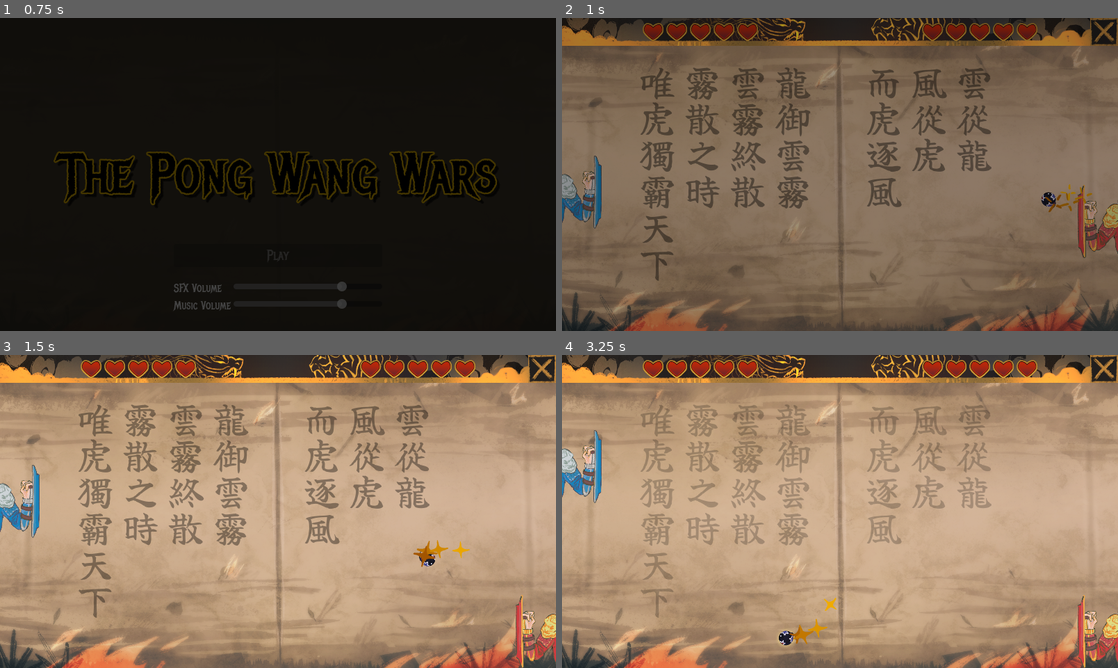
Above: before the commit, frames 1-4 (two rows, left to right).
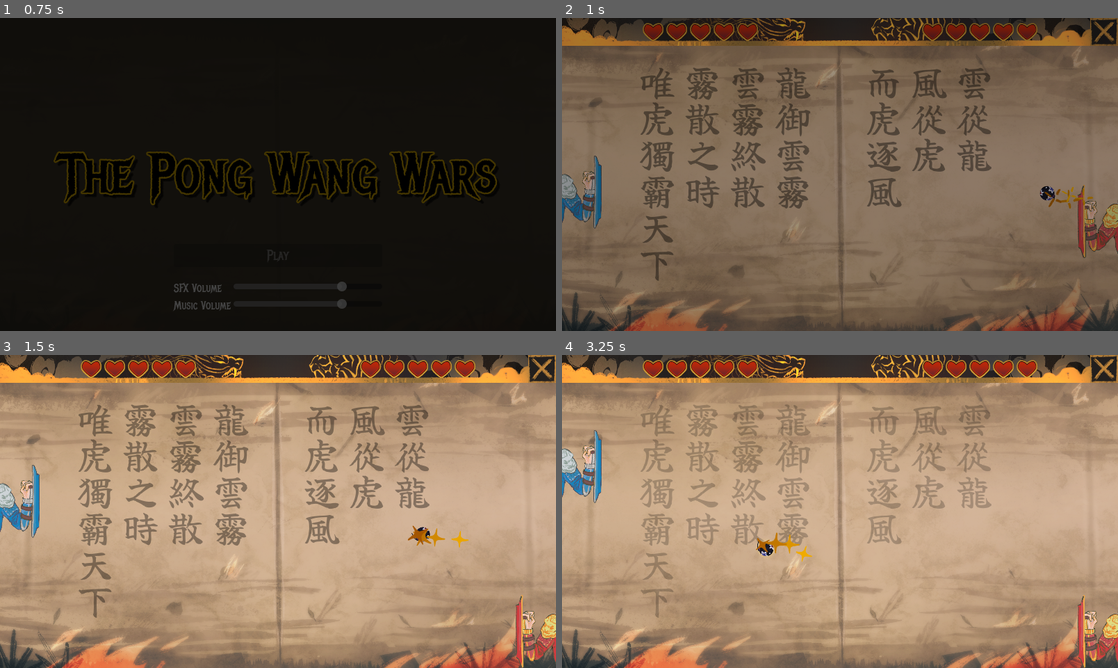
Above: after the commit, the same moments.

Repository: parrotwise/gmtk26-pong
Game: Godot game, scene res://Menu/main_menu.tscn
Two runs of this game, one before a commit and one after it. Both use one fixed random seed, a clock stepped at 60 frames per second and the inputs below. Sound files missing from this copy of the repository are replaced by a short silence.
Inputs:
- Up to frame 1 (0.75 s): click "Play" at 0.5 s
- Up to frame 2 (1 s): no input
- Up to frame 3 (1.5 s): hold Up (ui_up) from 1.28 s (still down)
- Up to frame 4 (3.25 s): release Up (ui_up) at 2.03 s; hold Down (ui_down) 2.03-2.78 s; hold Up (ui_up) from 2.78 s (still down)

Frame 1 is identical in both runs. In frame 2, 0.3% of the frame differs, in the area x 85-96%, y 53-62%; in frame 3, 0.5%; in frame 4, 0.6%, in the area x 34-50%, y 56-94%.

Commit message:
feature: made it so the bounce sfx happens
also renamed bounce signal to bounce_sfx

Diff:
--- a/Scenes/game_scene.gd
+++ b/Scenes/game_scene.gd
@@ -11,7 +11,7 @@
 	GameManager.player.no_health.connect(GameManager._on_lose_game)
 	GameManager.opponent.no_health.connect(GameManager._on_win_game)
 
-	GameManager.ball.bounce.connect(AudioManager.play_sfx.bind('Bounce'))
+	GameManager.ball.bounce_sfx.connect(AudioManager.play_sfx.bind('Bounce'))
 	GameManager.ball.score.connect(AudioManager.play_sfx.bind('Score'))
 
 # Helper functions (Made these to make the code more self-documenting)
--- a/Scripts/ball.gd
+++ b/Scripts/ball.gd
@@ -9,7 +9,7 @@
 }
 
 
-signal bounce
+signal bounce_sfx
 signal bounce_wall
 signal bounce_player
 signal bounce_opponent
@@ -55,8 +55,6 @@
 
 	GameManager.ball = self
 
-	reset()
-
 
 func _process(delta: float) -> void:
 	pulse_phase = fmod(pulse_phase + delta, 2 * PI * pulse_period / (4 * intensity))
@@ -102,13 +100,13 @@
 		elif body.velocity.y < 0:
 			body_motion = Direction.UP
 
-		bounce.emit()
+		bounce_sfx.emit()
 		bounce_player.emit()
 
 	elif body is Opponent:
 		body_motion = body.direction
 
-		bounce.emit()
+		bounce_sfx.emit()
 		bounce_opponent.emit()
 
 	var reflection_bias: float = 0
@@ -202,7 +200,11 @@
 	angular_speed -= 2 * angle_delta
 
 
+# Maybe make it so the ball starts at the center and it's direction is towards
+# whoever lost the previous round? - Zerok
 func reset() -> void:
+	bounce_sfx.emit()
+
 	$ParticleAnchor/Particles.emitting = true
 	if player_or_opponent_draw:
 		position = GameManager.player.position + Vector2(40.0, 0.0)
Not shown, changed: export_presets.cfg
